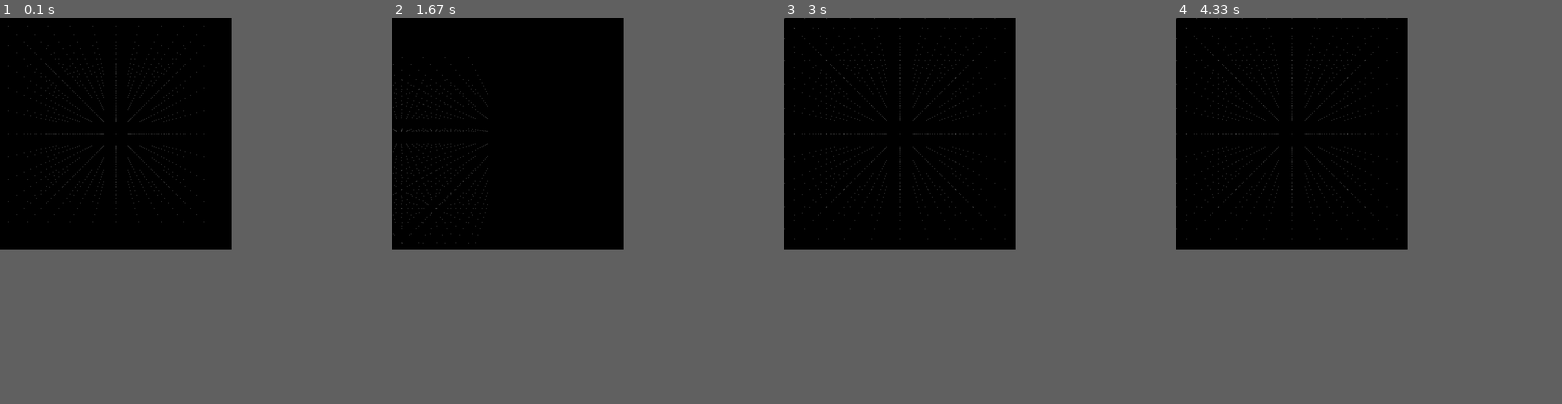
Above: before the commit, frames 1-4 (left to right).
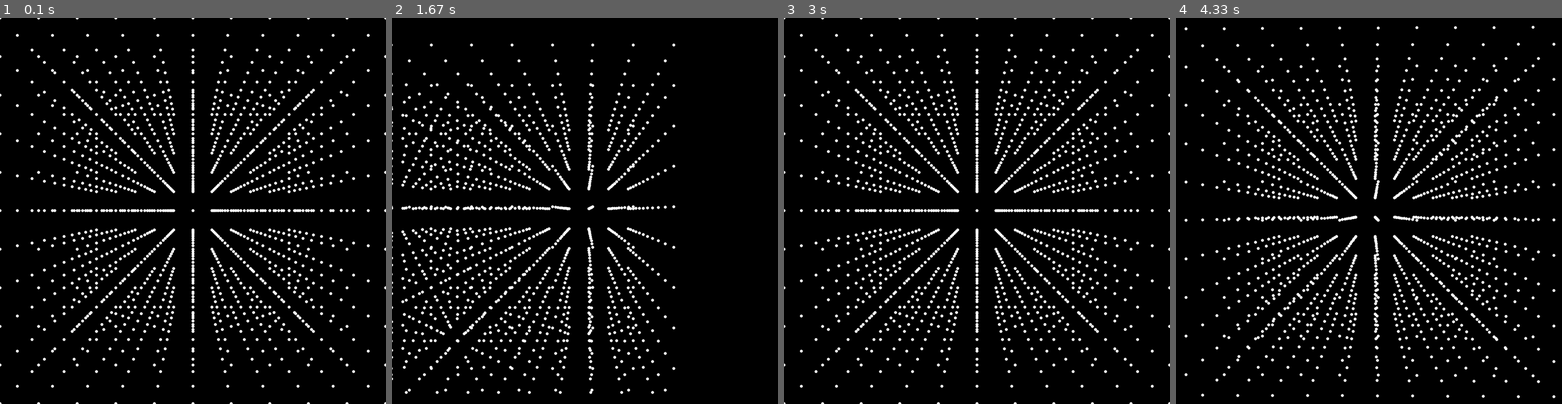
Above: after the commit, the same moments.

Repository: UCHMS19-20/final-project-notnotharsh
Game: pygame game, started from src/graphics.py
Same seed, same stepped clock (60 frames per second), same inputs: the game is played once before the commit and once after it.
Inputs:
- Up to frame 1 (0.1 s): no input
- Up to frame 2 (1.67 s): hold D 0.33-0.8 s; hold W 0.83-1.13 s; tap Z at 0.9, 1.23, 1.53 s; tap X at 0.98 s; hold D 1.17-1.63 s; tap V at 1.32 s
- Up to frame 3 (3 s): hold A 1.67-2.2 s; tap Z at 1.73, 2.03, 2.3, 2.63, 2.93 s; hold S 2.23-2.53 s; tap X at 2.38 s; hold B 2.57-2.97 s; hold A 2.57-2.97 s; tap V at 2.72 s
- Up to frame 4 (4.33 s): tap one key every 0.33 s from 3 s: F I J T
In our replay, the window is 540x540 before the commit and 900x900 after it. These sizes can differ from the game's own. Grey fills any space a smaller window leaves; there, only what the larger window draws over its background counts as a difference.

The runs differ from the first frame. In frame 1, 7.0% of the frame differs, in the area x 0-100%, y 0-100%; in frame 2, 6.2%; in frame 3, 7.0%; in frame 4, 7.3%, in the area x 0-99%, y 0-99%.

Commit message:
rotational

Diff:
--- a/src/graphics.py
+++ b/src/graphics.py
@@ -5,53 +5,83 @@
     x_dist = point[0] - coords[0]
     y_dist = point[1] - coords[1]
     z_dist = point[2] - coords[2]
-    not_new_z = z_dist * math.cos(angles[0] + y_dist * math.sin(angles[0]))
-    new_x = x_dist * math.cos(angles[1]) + not_new_z * math.sin(angles[1])
-    new_y = y_dist * math.cos(angles[0]) - z_dist * math.sin(angles[0])
-    new_z = not_new_z * math.cos(angles[1]) - x_dist * math.sin(angles[1])
-    x_denom = math.sqrt(math.pow(new_x, 2) + math.pow(new_z, 2))
-    y_denom = math.sqrt(math.pow(new_y, 2) + math.pow(new_z, 2))
-    x_angle = math.asin(new_x / x_denom)
-    y_angle = math.asin(new_y / y_denom)
-    if (new_z <= 0):
-        if (new_x > 0):
-            x_angle = math.pi - x_angle
-        if (new_x < 0):
-            x_angle = -1 * math.pi - x_angle
-        if (new_y > 0):
-            y_angle = math.pi - y_angle
-        if (new_y < 0):
-            y_angle = -1 * math.pi - y_angle
-    display_angles = [(size[0] / 2) * (1 + x_angle * 2), (size[0] / 2) * (1 + y_angle * 2)]
+    rho = math.sqrt(math.pow(x_dist, 2) + math.pow(y_dist, 2) + math.pow(z_dist, 2))
+    old_theta = math.atan2(y_dist, x_dist)
+    old_phi = math.atan2(math.sqrt(math.pow(x_dist, 2) + math.pow(y_dist, 2)), z_dist)
+    new_theta = old_theta + math.pi / 2 - angles[0]
+    new_phi = old_phi + math.pi / 2 - angles[1]
+    x_angle = 1 / (math.tan(new_theta))
+    y_angle = 1 / (math.tan(new_phi) * math.sin(new_theta))
+    # print(round(new_theta, 3), round(new_phi, 3), round(new_x, 3), round(new_y, 3), round(new_z, 3), round(x_angle, 3), round(y_angle, 3))
+    x_display = (size[0] / 2) * (x_angle * 2)
+    y_display = (size[1] / 2) * (y_angle * -2)
+    display_angles = [size[0] / 2 + x_display, size[1] / 2 + y_display]
     return display_angles
 
-coords = [0, 0, 0.01]
-angles = [0, 0]
-size = [600, 600]
+coords = [0, -.001, 0]
+angles = [math.pi / 2, math.pi / 2]
+size = [1000, 1000]
 
 pygame.init()
 screen = pygame.display.set_mode((size[0], size[1]))
 
 while True:
-    screen.fill([0, 0, 0])
-    for i in range(-5, 5):
-        for j in range(-5, 5):
-            for k in range(10, 20):
+    # print(str(round(angles[0], 3)) + " " + str(round(angles[1], 3)) + " " + str(round(coords[0], 3)) + " " + str(round(coords[1], 3)) + " " + str(round(coords[2], 3)))
+    screen.fill([0, -.001, 0])
+    for i in range(-5, 6):
+        for j in range(10, 21):
+            for k in range(-5, 6):
                 point = [i, j, k]
                 display_coords = point_transform(point)
-                screen.set_at((int(display_coords[0]), int(display_coords[1])), [255, 255, 255])
+                pygame.draw.circle(screen, [255, 255, 255], (int(display_coords[0]), int(display_coords[1])), 4)
     keystate = pygame.key.get_pressed()
+    if keystate[pygame.K_z]:
+        coords[0] += .05 * math.sin(angles[1]) * math.cos(angles[0])
+        coords[1] += .05 * math.sin(angles[1]) * math.sin(angles[0])
+        coords[2] += .05 * math.cos(angles[1])
+    if keystate[pygame.K_x]:
+        coords[0] -= .05 * math.sin(angles[1]) * math.cos(angles[0])
+        coords[1] -= .05 * math.sin(angles[1]) * math.sin(angles[0])
+        coords[2] -= .05 * math.cos(angles[1])
+    if keystate[pygame.K_a]:
+        coords[0] -= .05 * math.sin(angles[1]) * math.sin(angles[0])
+        coords[1] -= .05 * math.sin(angles[1]) * math.cos(angles[0]) * -1
+        coords[2] -= .05 * math.cos(angles[1])
     if keystate[pygame.K_d]:
-        coords[0] += .1
-    if keystate[pygame.K_a]:
-        coords[0] -= .1
+        coords[0] += .05 * math.sin(angles[1]) * math.sin(angles[0])
+        coords[1] += .05 * math.sin(angles[1]) * math.cos(angles[0]) * -1
+        coords[2] += .05 * math.cos(angles[1])
     if keystate[pygame.K_w]:
-        coords[1] -= .1
+        coords[0] += .05 * math.cos(angles[1]) * math.cos(angles[0]) * -1
+        coords[1] += .05 * math.cos(angles[1]) * math.sin(angles[0]) * -1
+        coords[2] += .05 * math.sin(angles[1])
     if keystate[pygame.K_s]:
-        coords[1] += .1
-    if keystate[pygame.K_z]:
-        coords[2] += .1
-    if keystate[pygame.K_x]:
-        coords[2] -= .1
-    pygame.event.pump()
+        coords[0] -= .05 * math.cos(angles[1]) * math.cos(angles[0]) * -1
+        coords[1] -= .05 * math.cos(angles[1]) * math.sin(angles[0]) * -1
+        coords[2] -= .05 * math.sin(angles[1])
+    if keystate[pygame.K_v]:
+        coords[1] += .05
+    if keystate[pygame.K_b]:
+        coords[1] -= .05
+    if keystate[pygame.K_f]:
+        coords[0] -= .05
+    if keystate[pygame.K_h]:
+        coords[0] += .05
+    if keystate[pygame.K_t]:
+        coords[2] += .05
+    if keystate[pygame.K_g]:
+        coords[2] -= .05
+    if keystate[pygame.K_i]:
+        if angles[1] > 0 and angles[1] < math.pi:
+            angles[1] -= .003
+    if keystate[pygame.K_k]:
+        if angles[1] > 0 and angles[1] < math.pi:
+            angles[1] += .003
+    if keystate[pygame.K_j]:
+        angles[0] += .003
+    if keystate[pygame.K_l]:
+        angles[0] -= .003
+    for event in pygame.event.get():
+        if event.type == pygame.QUIT:
+            sys.exit()
     pygame.display.flip()
